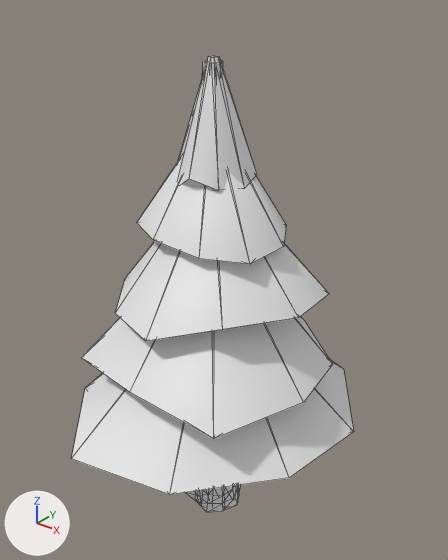
One commit to the glTF model models/variants/pine_v2.glb: the scene before it, then after it.
Camera for both pictures: a 50 mm camera at (4.29, -5.2, 6.67) aimed at (0.11, 0.04, 3.42). Every picture has the same lights, and +X, +Y and +Z are marked at lower left. The first picture is the older version. Mesh edges are drawn as thin lines. Vertices at exactly the same position are counted once.

Objects in the first picture: 'Body_Canopy0', 'Body_Canopy1', 'Body_Canopy2', 'Body_Canopy3', 'Body_Canopy4', 'Body_Trunk' and 1 more.
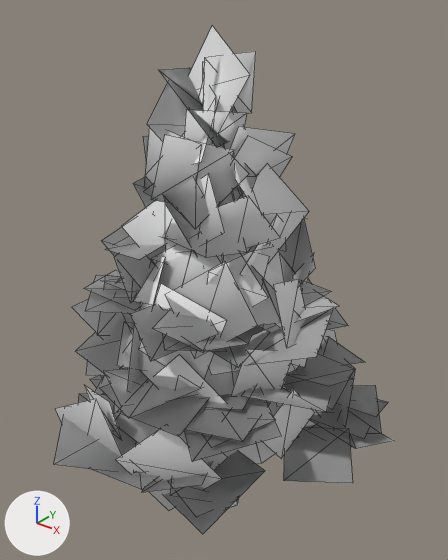
Patch to the scene script:
```diff
--- a/models/variants/pine_v2.glb.py
+++ b/models/variants/pine_v2.glb.py
@@ me_body_canopy0 @@
 # used by ob_body_canopy0; location = (0.0, 0.0, 2.65); rotation_euler = (0.0, 0.0, -0.602), in degrees (0, 0, -34)
-me_body_canopy0.from_pydata(...)  # 18 vertices, 32 faces; spans x -2.01..1.77, y -1.93..1.85, z -1.01..0.75
+me_body_canopy0.from_pydata(...)  # 358 vertices, 202 faces; spans x -2.06..2.17, y -1.97..2.06, z -1.49..1.24
+# me_body_canopy0 part 1: 18 vertices removed from x -2.01..1.77, y -1.93..1.85, z -1.01..0.75; 358 vertices added at x -2.06..2.17, y -1.97..2.06, z -1.49..1.24
@@ me_body_canopy1 @@
 # used by ob_body_canopy1; location = (0.0, 0.0, 3.4); rotation_euler = (0.0, 0.0, 0.988), in degrees (0, 0, 57)
-me_body_canopy1.from_pydata(...)  # 18 vertices, 32 faces; spans x -1.65..1.34, y -1.64..1.55, z -0.99..0.7
+me_body_canopy1.from_pydata(...)  # 266 vertices, 156 faces; spans x -1.88..1.82, y -1.88..1.64, z -1.09..1.06
+# me_body_canopy1 part 2: the whole mesh is rebuilt
@@ me_body_canopy2 @@
 # used by ob_body_canopy2; location = (0.0, 0.0, 4.1); rotation_euler = (0.0, 0.0, 0.43), in degrees (0, 0, 25)
-me_body_canopy2.from_pydata(...)  # 18 vertices, 32 faces; spans x -1.27..1.35, y -1.15..1.08, z -0.94..0.65
+me_body_canopy2.from_pydata(...)  # 182 vertices, 114 faces; spans x -1.68..1.26, y -1.25..1.54, z -1.21..1.2
+# me_body_canopy2 part 3: the whole mesh is rebuilt
@@ me_body_canopy3 @@
 # used by ob_body_canopy3; location = (0.0, 0.0, 4.75); rotation_euler = (0.0, 0.0, 0.0548), in degrees (0, 0, 3.1)
-me_body_canopy3.from_pydata(...)  # 18 vertices, 32 faces; spans x -0.95..0.83, y -0.72..0.86, z -0.77..0.6
+me_body_canopy3.from_pydata(...)  # 114 vertices, 80 faces; spans x -0.95..1.34, y -1.04..1.32, z -1.16..1.06
+# me_body_canopy3 part 4: the whole mesh is rebuilt
@@ me_body_canopy4 @@
 # used by ob_body_canopy4; location = (0.0, 0.0, 5.4); rotation_euler = (0.0, 0.0, -3.031), in degrees (0, 0, -174)
-me_body_canopy4.from_pydata(...)  # 18 vertices, 32 faces; spans x -0.437..0.494, y -0.464..0.488, z -0.845..0.55
+me_body_canopy4.from_pydata(...)  # 62 vertices, 54 faces; spans x -0.68..0.698, y -0.816..0.755, z -1.182..0.843
+# me_body_canopy4 part 5: the whole mesh is rebuilt
@@ ob_body_canopy0 @@
 ob_body_canopy0.location = (0.0, 0.0, 2.65)
-ob_body_canopy0.rotation_euler = (0.0, 0.0, -0.602)  # degrees (0, 0, -34)
+ob_body_canopy0.rotation_euler = (0.0, 0.0, -2.106)  # degrees (0, 0, -121)
@@ ob_body_canopy1 @@
 ob_body_canopy1.location = (0.0, 0.0, 3.4)
-ob_body_canopy1.rotation_euler = (0.0, 0.0, 0.988)  # degrees (0, 0, 57)
+ob_body_canopy1.rotation_euler = (0.0, 0.0, 2.662)  # degrees (0, 0, 153)
@@ ob_body_canopy2 @@
 ob_body_canopy2.location = (0.0, 0.0, 4.1)
-ob_body_canopy2.rotation_euler = (0.0, 0.0, 0.43)  # degrees (0, 0, 25)
+ob_body_canopy2.rotation_euler = (0.0, 0.0, 2.602)  # degrees (0, 0, 149)
@@ ob_body_canopy3 @@
 ob_body_canopy3.location = (0.0, 0.0, 4.75)
-ob_body_canopy3.rotation_euler = (0.0, 0.0, 0.0548)  # degrees (0, 0, 3.1)
+ob_body_canopy3.rotation_euler = (0.0, 0.0, 1.514)  # degrees (0, 0, 87)
@@ ob_body_canopy4 @@
 ob_body_canopy4.location = (0.0, 0.0, 5.4)
-ob_body_canopy4.rotation_euler = (0.0, 0.0, -3.031)  # degrees (0, 0, -174)
+ob_body_canopy4.rotation_euler = (0.0, 0.0, -0.35)  # degrees (0, 0, -20)
```

Changed parts and their boxes [x1, y1, x2, y2] in the pictures (448 x 560 px):
'Body_Canopy0', reshaped, turned
    before: [71, 360, 354, 495]
    after: [54, 314, 394, 534]
'Body_Canopy1', reshaped, turned
    before: [81, 316, 333, 439]
    after: [72, 233, 364, 462]
'Body_Canopy2', reshaped, turned
    before: [115, 241, 329, 341]
    after: [84, 147, 339, 368]
'Body_Canopy4', reshaped, turned
    before: [178, 56, 257, 190]
    after: [144, 26, 295, 229]
'Body_Canopy3', reshaped, turned
    before: [137, 158, 286, 264]
    after: [105, 85, 309, 263]
'Body_Trunk', unchanged, covered by the edit
    before: [186, 61, 241, 512]
    after: [203, 61, 239, 509]
